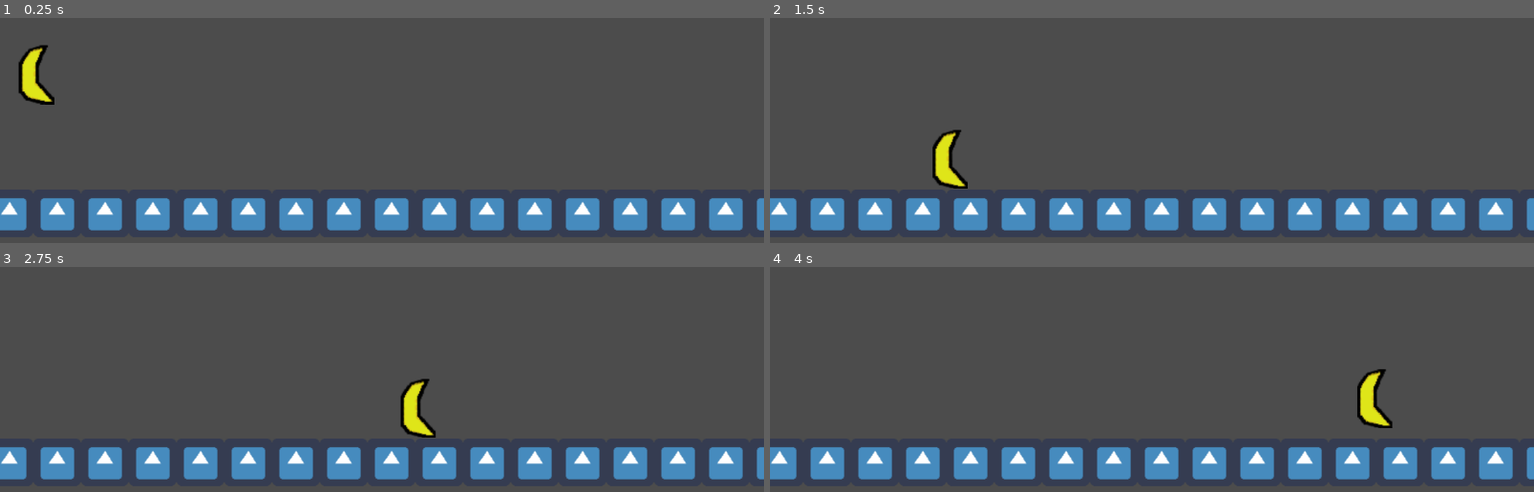
Above: before the commit, frames 1-4 (two rows, left to right).
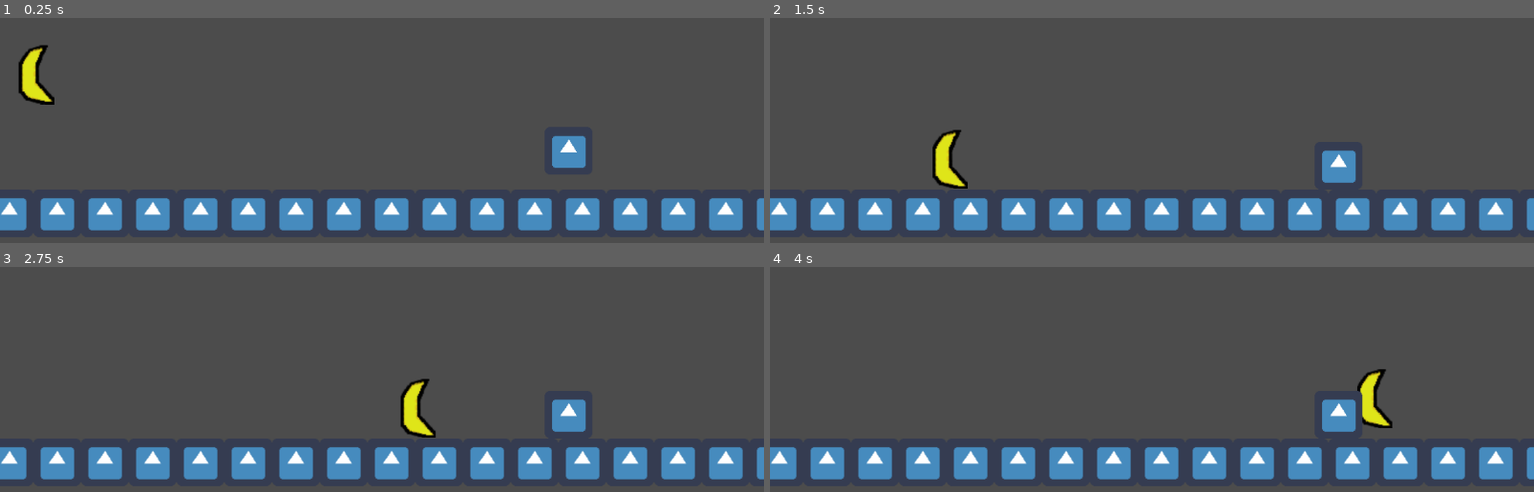
Above: after the commit, the same moments.

Repository: syedisamhashmi/CSE-4392-CSE-5392-Game-Project
Game: Godot game, scene res://entities/Main.tscn
Same seed, same stepped clock (60 frames per second), same inputs: the game is played once before the commit and once after it. The engine's default icon, where the game draws it, is replaced by a stand-in: a white triangle on a blue panel in a dark square.
Inputs:
- Up to frame 1 (0.25 s): no input
- Up to frame 2 (1.5 s): hold D (move_right) from 0.53 s (still down); tap Space (jump) at 0.77 s
- Up to frame 3 (2.75 s): tap Space (jump) at 1.52 s; release D (move_right) at 2.03 s; hold A (move_left) from 2.03 s (still down)
- Up to frame 4 (4 s): release A (move_left) at 2.78 s; hold D (move_right) from 2.78 s (still down); tap Space (jump) at 3.02, 3.77 s

The runs differ from the first frame. In frame 1, 0.7% of the frame differs, in the area x 72-77%, y 52-67%; in frame 2, 0.6%; in frame 3, 0.6%; in frame 4, 0.7%, in the area x 72-78%, y 55-74%.

Commit message:
feat: added enemy_base, added layer for projectiles and enemies

Diff:
--- a/Team_Hashmi_Project/entities/Main.tscn
+++ b/Team_Hashmi_Project/entities/Main.tscn
@@ -1,7 +1,8 @@
-[gd_scene load_steps=3 format=2]
+[gd_scene load_steps=4 format=2]
 
 [ext_resource path="res://entities/world/world.tscn" type="PackedScene" id=1]
 [ext_resource path="res://entities/player/player.tscn" type="PackedScene" id=2]
+[ext_resource path="res://entities/enemy_base/enemy_base.tscn" type="PackedScene" id=3]
 
 [node name="Node2D" type="Node2D"]
 
@@ -10,3 +11,6 @@
 
 [node name="TileMap" parent="." instance=ExtResource( 1 )]
 position = Vector2( 300.48, 236.839 )
+
+[node name="Enemy_Base" parent="." instance=ExtResource( 3 )]
+position = Vector2( 762.049, 155.038 )
--- /dev/null
+++ b/Team_Hashmi_Project/entities/enemy_base/enemy_base.gd
@@ -0,0 +1,9 @@
+extends KinematicBody2D
+
+var velocity: Vector2 = Vector2.ZERO
+var gravity: float = 900.0
+
+func _physics_process(delta: float) -> void:
+    velocity.y += gravity * delta
+    # Godot's built in function to determine final velocity
+    velocity = move_and_slide(velocity, Vector2.UP)
--- /dev/null
+++ b/Team_Hashmi_Project/entities/enemy_base/enemy_base.tscn
@@ -0,0 +1,17 @@
+[gd_scene load_steps=4 format=2]
+
+[ext_resource path="res://assets/images/icon.png" type="Texture" id=1]
+[ext_resource path="res://entities/enemy_base/enemy_base.gd" type="Script" id=2]
+
+[sub_resource type="RectangleShape2D" id=1]
+extents = Vector2( 32, 32 )
+
+[node name="Enemy_Base" type="KinematicBody2D"]
+collision_layer = 4
+script = ExtResource( 2 )
+
+[node name="Enemy_Base_Bounding_Box" type="CollisionShape2D" parent="."]
+shape = SubResource( 1 )
+
+[node name="Enemy_Base_Image" type="Sprite" parent="."]
+texture = ExtResource( 1 )
--- a/Team_Hashmi_Project/project.godot
+++ b/Team_Hashmi_Project/project.godot
@@ -37,6 +37,8 @@
 
 2d_physics/layer_1="World"
 2d_physics/layer_2="Player"
+2d_physics/layer_3="Enemy"
+2d_physics/layer_4="Projectiles"
 
 [physics]
 
